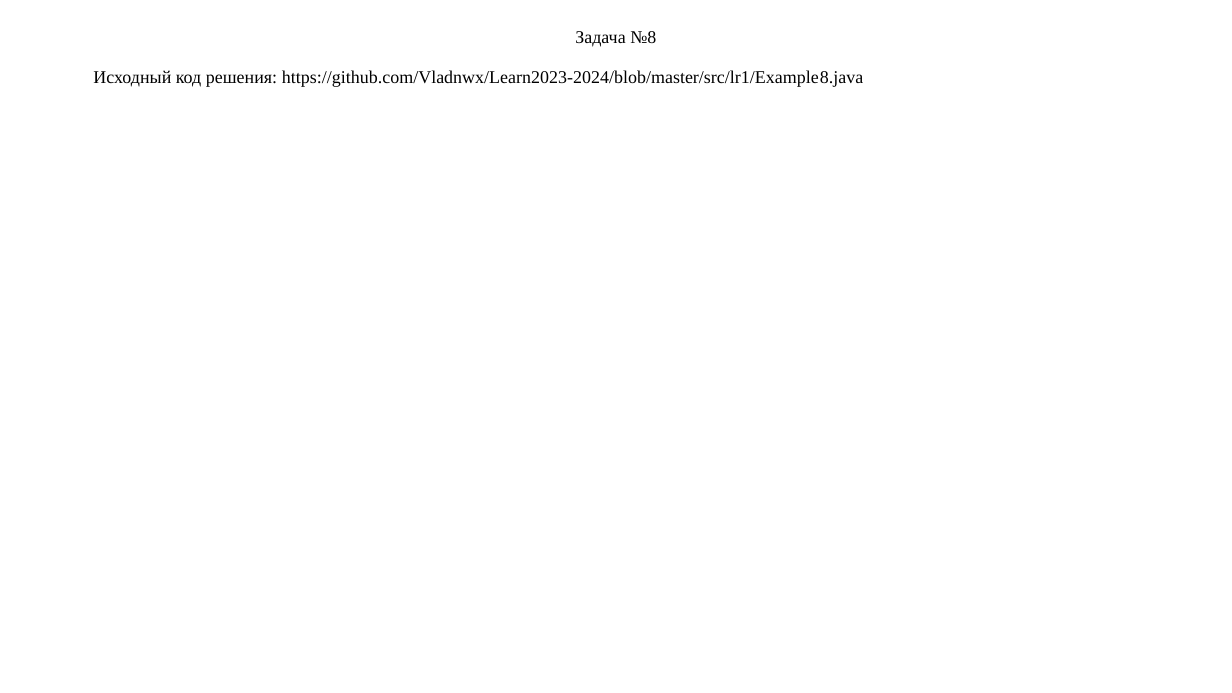
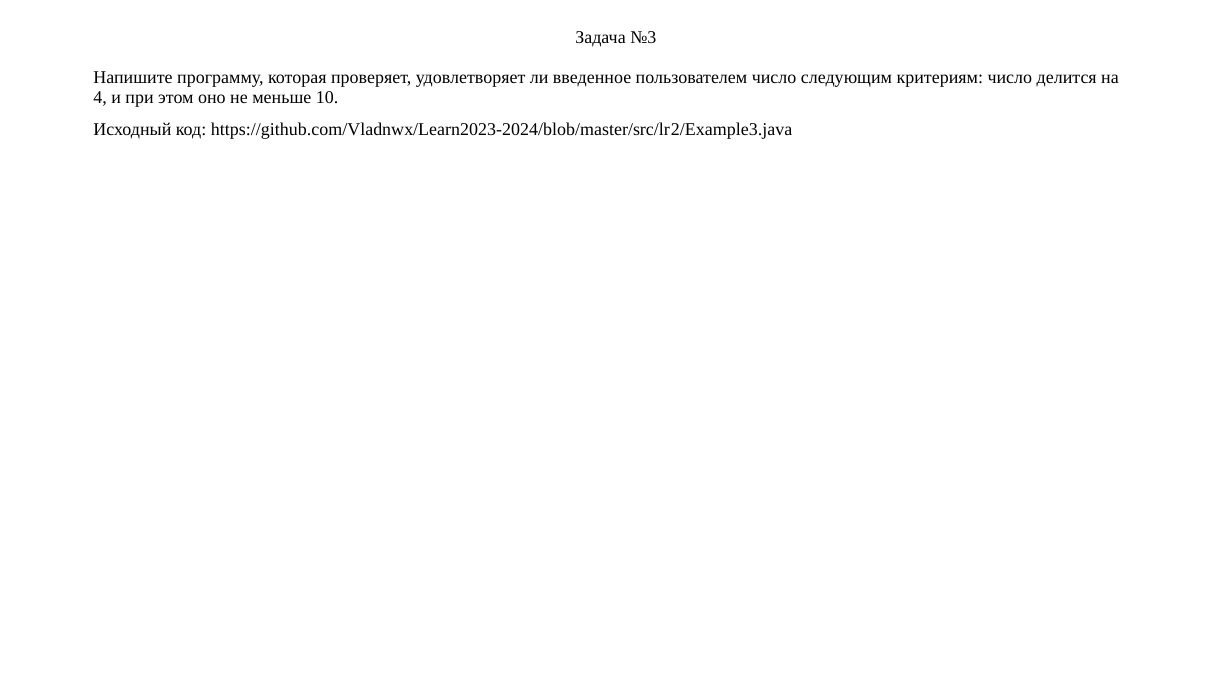
Before and after one commit to Vladnwx/Learn2023-2024, a slide deck: slide 8 of src/lr2/РИЗ-130916у Савельев В.Н. Отчет о выполнении ЛР2.pptx (slide 11 before the commit). Drawn at 1232x693 pixels with LibreOffice and Linux fonts; fonts in the diff are those of the drawing. Boxes give left, top, right and bottom in pixels: in the first picture for what was removed or moved away, otherwise in the second. Text is boxed around its words. In the diff, an @@ line names an element or a change of style, - is before the commit and + after.

```diff
--- a/src/lr2/РИЗ-130916у Савельев В.Н. Отчет о выполнении ЛР2.pptx
+++ b/src/lr2/РИЗ-130916у Савельев В.Н. Отчет о выполнении ЛР2.pptx
@@ title at (575, 31, 656, 47): text changed @@
-Задача №8
+Задача №3
@@ text at (93, 71, 1119, 139): text changed @@
-Исходный код решения: https://github.com/Vladnwx/Learn2023-2024/blob/master/src/lr1/Example8.java
+Напишите программу, которая проверяет, удовлетворяет ли введенное пользователем число следующим критериям: число делится на 4, и при этом оно не меньше 10.
+Исходный код: https://github.com/Vladnwx/Learn2023-2024/blob/master/src/lr2/Example3.java
```
Also in this commit, not shown: 6 other slides changed, 5 slides added, 13 slides removed, 5 other files.
